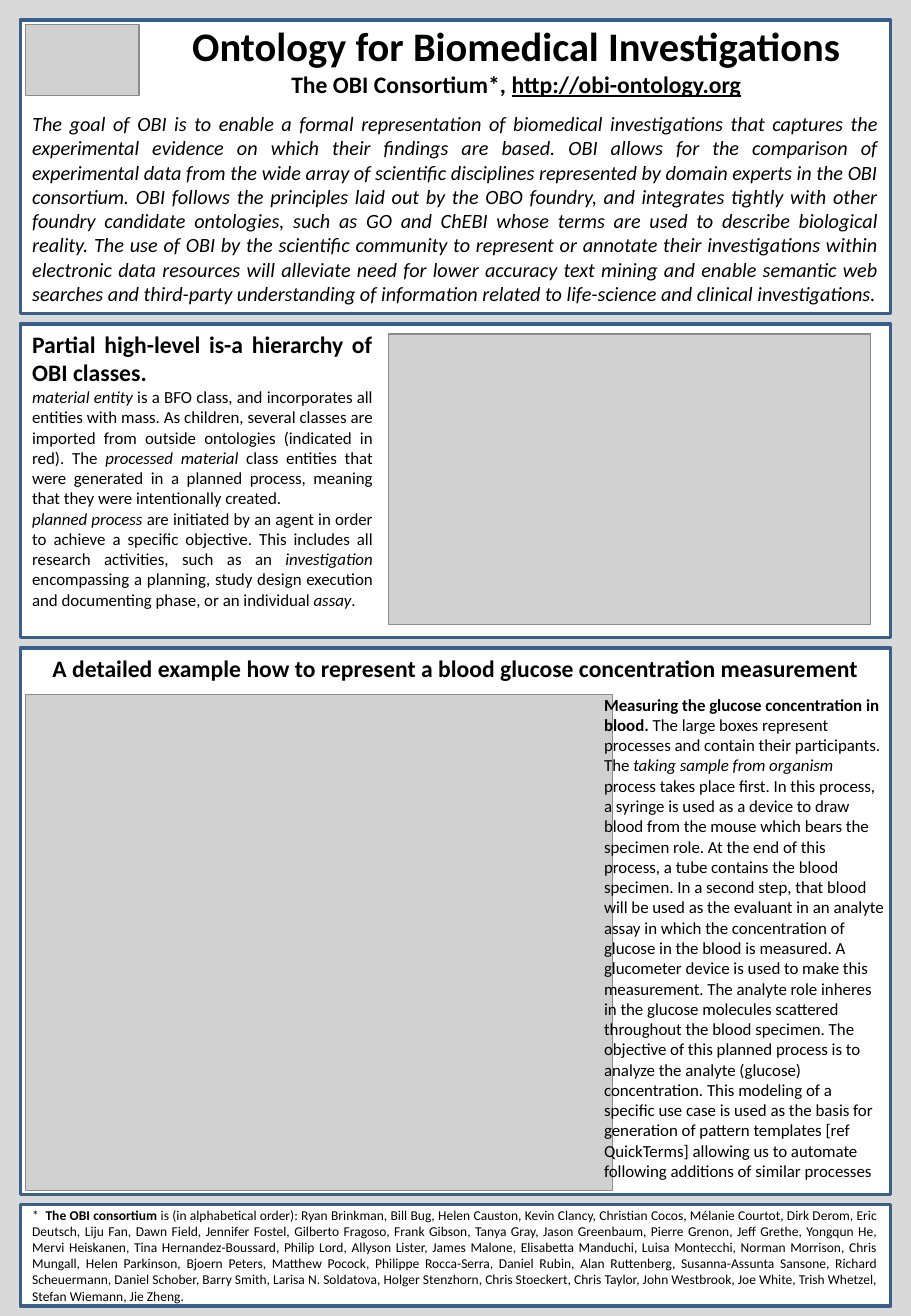
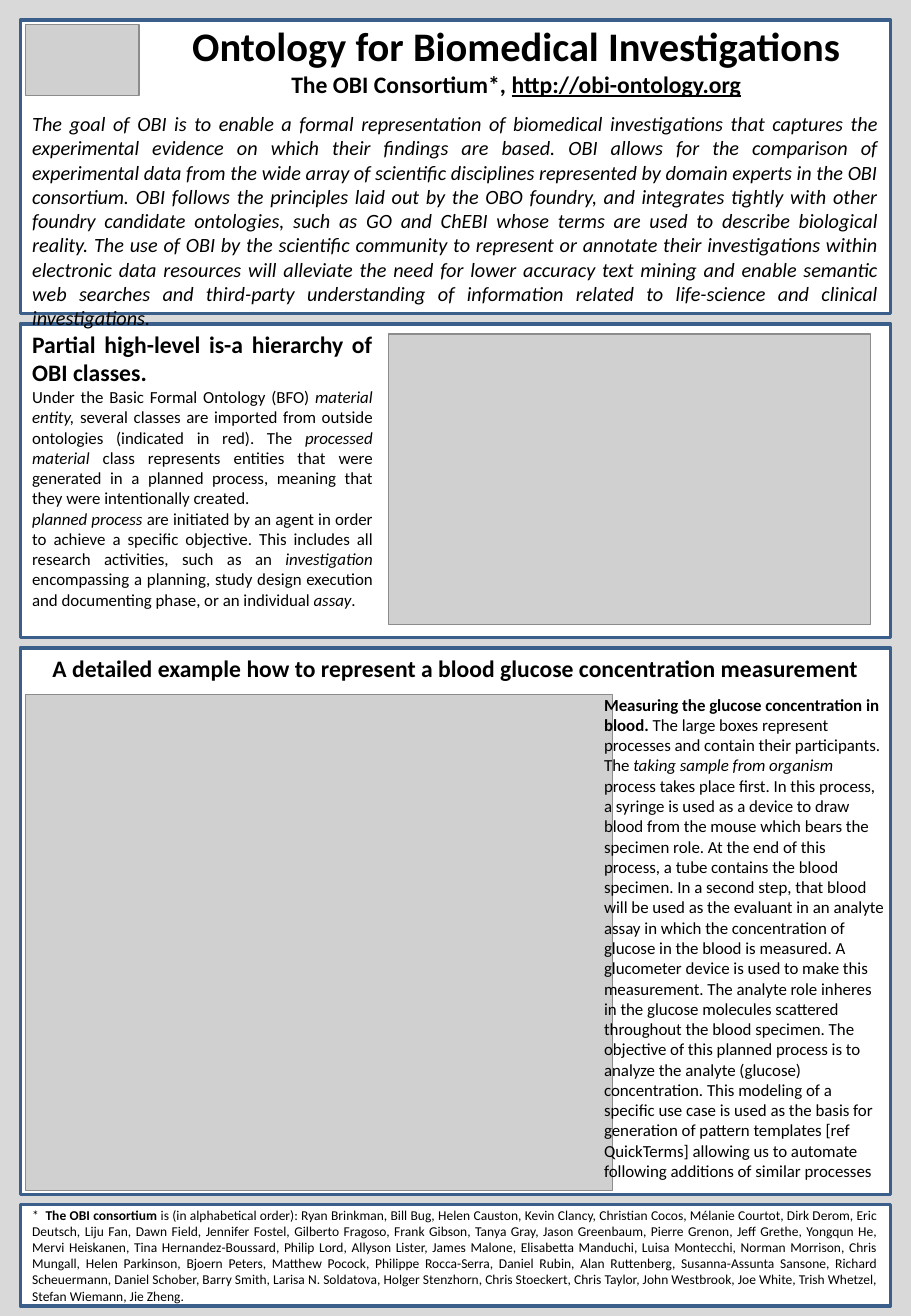
Before and after one commit to obi-ontology/obi-legacy-svn, a slide deck: slide 1 of trunk/docs/posters/general_ICBO 2009/Poster.pptx. Drawn at 911x1316 pixels with LibreOffice and Linux fonts; fonts in the diff are those of the drawing; grey boxes stand for pictures. Boxes give left, top, right and bottom in pixels: in the first picture for what was removed or moved away, otherwise in the second. Text is boxed around its words. In the diff, an @@ line names an element or a change of style, - is before the commit and + after.

Commit message:
small update

```diff
--- a/trunk/docs/posters/general_ICBO 2009/Poster.pptx
+++ b/trunk/docs/posters/general_ICBO 2009/Poster.pptx
@@ text at (32, 117, 878, 329): text changed @@
-The goal of OBI is to enable a formal representation of biomedical investigations that captures the experimental evidence on which their findings are based. OBI allows for the comparison of experimental data from the wide array of scientific disciplines represented by domain experts in the OBI consortium. OBI follows the principles laid out by the OBO foundry, and integrates tightly with other foundry candidate ontologies, such as GO and ChEBI whose terms are used to describe biological reality. The use of OBI by the scientific community to represent or annotate their investigations within electronic data resources will alleviate need for lower accuracy text mining and enable semantic web searches and third-party understanding of information related to life-science and clinical investigations.
+The goal of OBI is to enable a formal representation of biomedical investigations that captures the experimental evidence on which their findings are based. OBI allows for the comparison of experimental data from the wide array of scientific disciplines represented by domain experts in the OBI consortium. OBI follows the principles laid out by the OBO foundry, and integrates tightly with other foundry candidate ontologies, such as GO and ChEBI whose terms are used to describe biological reality. The use of OBI by the scientific community to represent or annotate their investigations within electronic data resources will alleviate the need for lower accuracy text mining and enable semantic web searches and third-party understanding of information related to life-science and clinical investigations.
@@ text at (32, 391, 373, 507): text changed @@
-material entity is a BFO class, and incorporates all entities with mass. As children, several classes are imported from outside ontologies (indicated in red). The processed material class entities that were generated in a planned process, meaning that they were intentionally created.
+Under the Basic Formal Ontology (BFO) material entity, several classes are imported from outside ontologies (indicated in red). The processed material class represents entities that were generated in a planned process, meaning that they were intentionally created.
```
